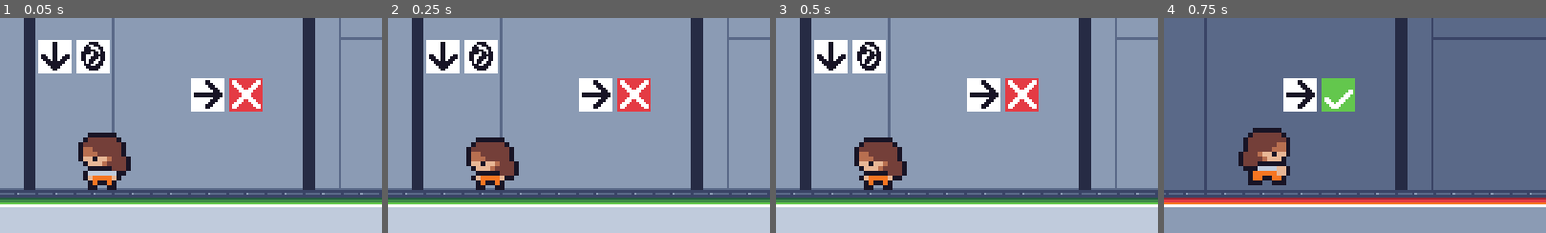
Above: before the commit, frames 1-4 (left to right).
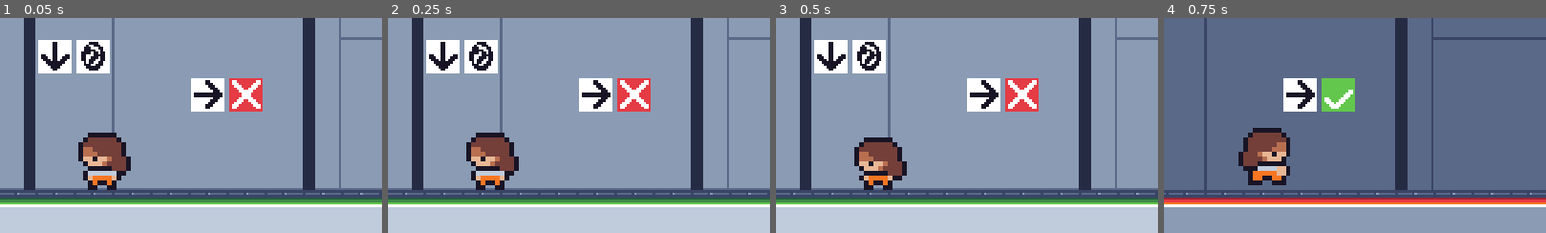
Above: after the commit, the same moments.

Repository: EthanPlant/LD55
Game: Godot game, scene res://scenes/main.tscn
The game is run twice, just before and just after one commit, with the same random seed, the same clock (stepped at 60 frames per second) and the same inputs.
Inputs:
- Up to frame 1 (0.05 s): no input
- Up to frame 2 (0.25 s): no input
- Up to frame 3 (0.5 s): no input
- Up to frame 4 (0.75 s): hold D (walk_right) from 0.53 s (still down); tap Ctrl (switch_world) at 0.6 s
The pictures show only the part of the screen within x 0-50%, y 50-100%; the shares and areas given below are measured in that part.

Frame 1 is identical in both runs. In frame 2, 1.4% of the frame differs, in the area x 20-35%, y 53-76%; in frame 3, nothing differs; in frame 4, nothing differs.

Commit message:
Move current world to global variable

Diff:
--- a/project.godot
+++ b/project.godot
@@ -13,6 +13,10 @@
 config/name="LD55"
 run/main_scene="res://scenes/main.tscn"
 config/features=PackedStringArray("4.2", "Forward Plus")
+
+[autoload]
+
+Global="*res://scripts/global.gd"
 
 [display]
 
--- a/scenes/entities/player.tscn
+++ b/scenes/entities/player.tscn
@@ -61,7 +61,7 @@
 scale = Vector2(2, 2)
 sprite_frames = SubResource("SpriteFrames_bdw2u")
 animation = &"idle"
-frame_progress = 0.162621
+frame_progress = 0.63361
 
 [node name="Camera2D" type="Camera2D" parent="."]
 position = Vector2(117, -56)
--- /dev/null
+++ b/scripts/global.gd
@@ -0,0 +1,3 @@
+extends Node
+
+var current_world: int = 1
--- a/scripts/world_switcher.gd
+++ b/scripts/world_switcher.gd
@@ -1,9 +1,7 @@
 extends TileMap
 
-const WORLD_1_LAYERS = [0, 1, 2]
-const WORLD_2_LAYERS = [3, 4, 5]
-
-var _current_world = 1
+const WORLD_1_LAYERS: Array[int]  = [0, 1, 2]
+const WORLD_2_LAYERS: Array[int] = [3, 4, 5]
 
 func _ready():
 	for layer in WORLD_1_LAYERS:
@@ -13,8 +11,8 @@
 
 func _process(_delta):
 	if Input.is_action_just_pressed("switch_world"):
-		_current_world = 1 if _current_world == 2 else 2
-		if _current_world == 1:
+		Global.current_world = 1 if Global.current_world == 2 else 2
+		if Global.current_world == 1:
 			for layer in WORLD_1_LAYERS:
 				set_layer_enabled(layer, true)
 			for layer in WORLD_2_LAYERS:
